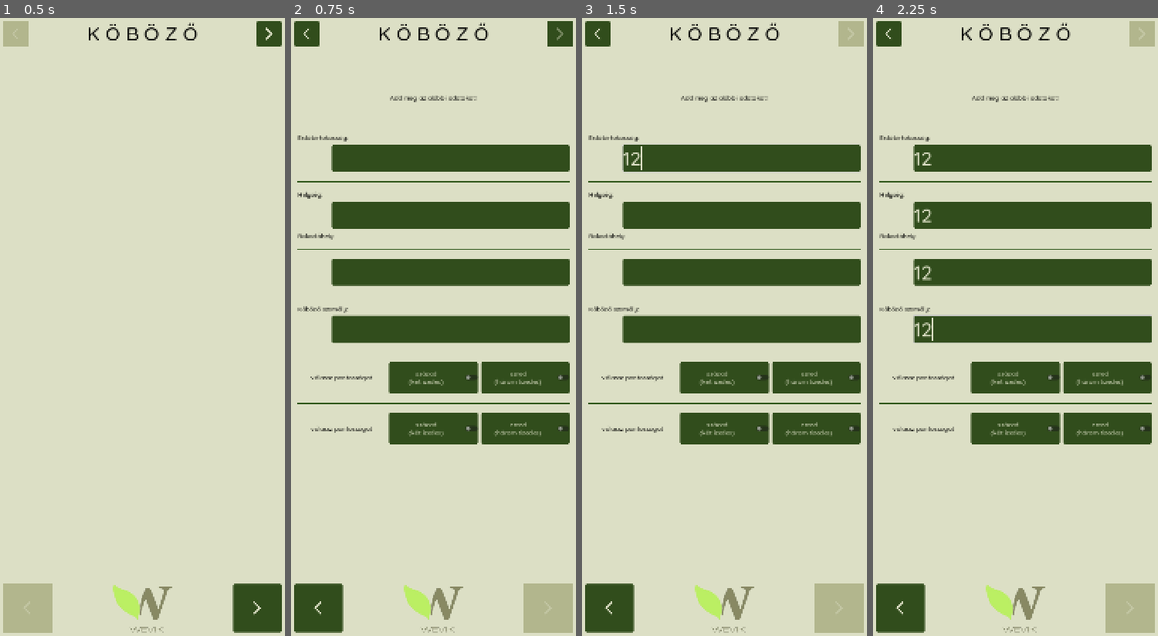
Above: before the commit, frames 1-4 (left to right).
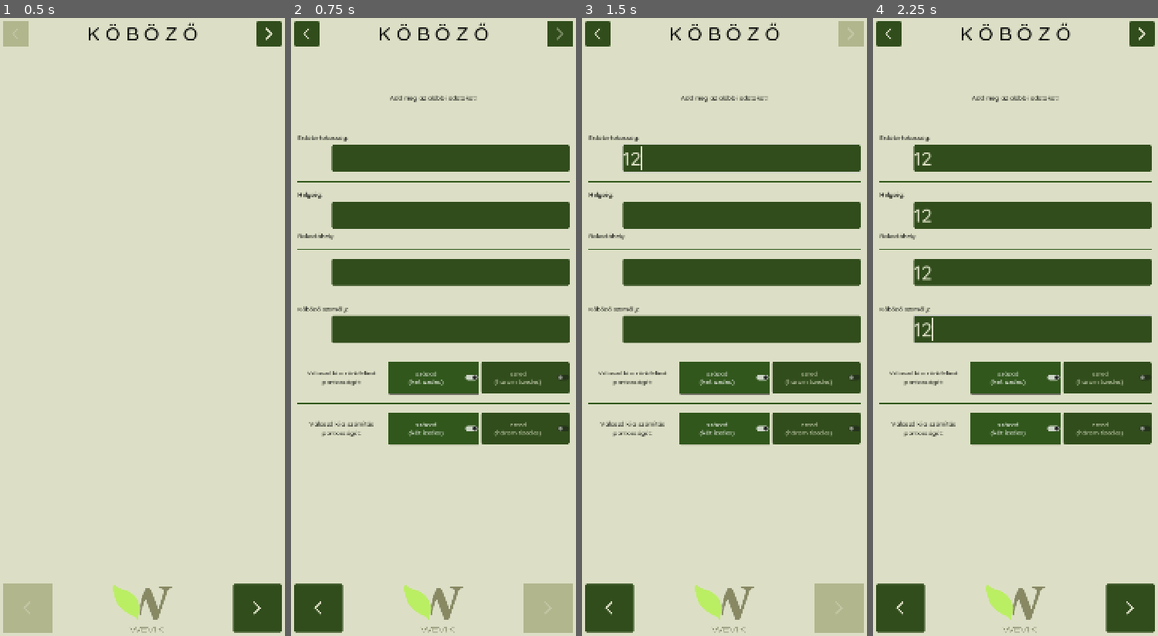
Above: after the commit, the same moments.

Repository: rolika/kob_g
Game: Godot game, scene res://main.tscn
Same seed, same stepped clock (60 frames per second), same inputs: the game is played once before the commit and once after it.
Inputs (mouse positions are in pixels of both pictures, inside the frame that each line leads up to):
- Up to frame 1 (0.5 s): no input
- Up to frame 2 (0.75 s): click (558, 36) at 0.52 s
- Up to frame 3 (1.5 s): click (741, 160) at 1.27 s; type "12" at 1.35 s
- Up to frame 4 (2.25 s): click (1032, 215) at 1.5 s; type "12" at 1.58 s; click (1032, 271) at 1.73 s; type "12" at 1.82 s; click (1032, 327) at 2.02 s; type "12" at 2.1 s

Frame 1 is identical in both runs. In frame 2, 0.9% of the frame differs, in the area x 5-66%, y 55-69%; in frame 3, 0.9%; in frame 4, 2.6%, in the area x 5-99%, y 0-100%.
Error before the commit: Parse Error: Identifier "submit" not declared in the current scope. (res://scripts/session.gd:49)

Commit message:
remove old reference for submit button

Diff:
--- a/scripts/session.gd
+++ b/scripts/session.gd
@@ -41,13 +41,6 @@
     CurrentPile.person = new_text
     $SubmitButton.call_deferred("grab_focus")
 
-func _on_submit_button_pressed() -> void:
-    CurrentPile.company = $CompanyLineEdit.text
-    CurrentPile.city = $CityLineEdit.text
-    CurrentPile.site = $SiteLineEdit.text
-    CurrentPile.person = $PersonLineEdit.text
-    submit.emit()
-
 func set_session() -> void:
     $VBoxContainer/CompanyLineEdit.clear()
     $VBoxContainer/CompanyLineEdit.insert_text_at_caret(CurrentPile.company)
